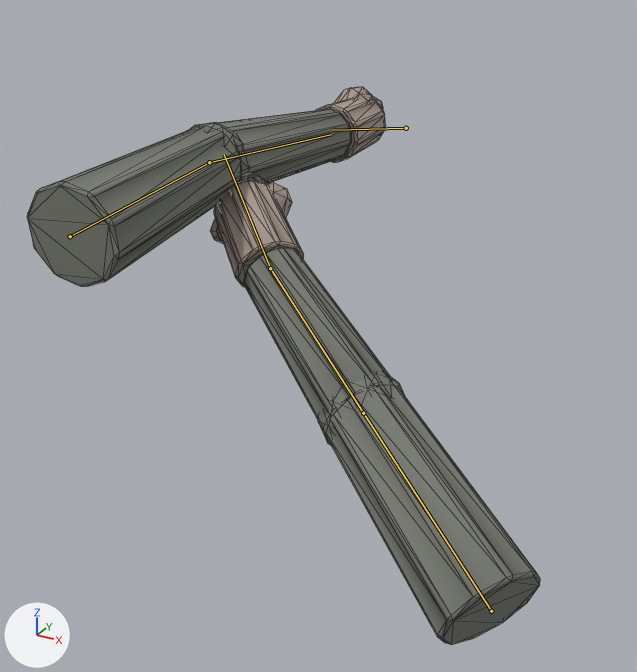
The glTF model public/assets/models/fp_arms.glb, before and after one commit.
Camera for both pictures: a 50 mm lens placed at (0.387, -1.099, 0.201), pointed at (-0.147, -0.128, -0.284). The lights are fixed; the arrows at lower left show +X, +Y and +Z. The older version comes first. Both versions are drawn at frame 13 of the action 'melee'; the numbers are the values there. The bones that change, and the others that lie on the model, are drawn over the model as lines. Mesh edges are drawn as thin lines.

In view in the first picture: 'fp_arms'.
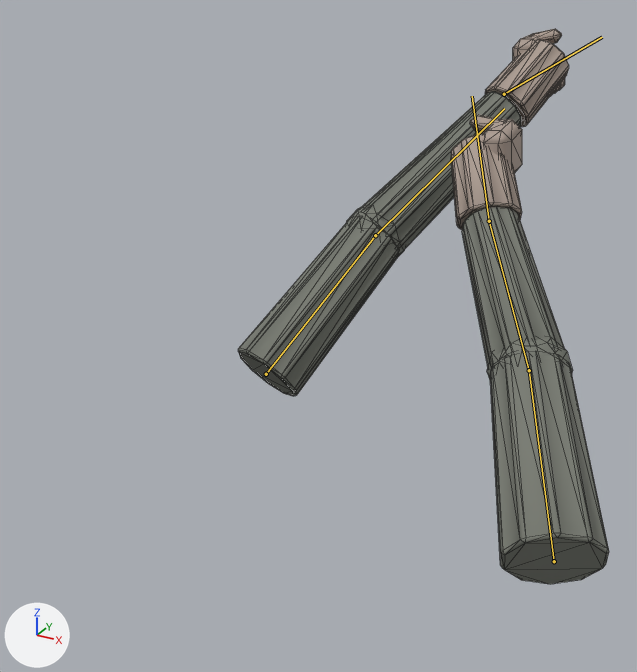
The change in detail:
Bone 'vm_root' (bone_vm_root) moves from (-0.11, 0.06, -0.03) to (-0.012, 0.185, 0.008).
Bone 'vm_root' (bone_vm_root) turns from (-14, 40, 30) to (4, -4, -2) degrees about its own x, y and z.
Bone 'upperarm_r' (bone_upperarm_r) turns from (-14, 0, 16) to (-6, 0, 2) degrees about its own x, y and z.
Bone 'forearm_r' (bone_forearm_r) turns from (0, 0, 0) to (10, 0, 0) degrees about its own x, y and z.

Where the change shows, as pixel boxes [x1, y1, x2, y2] in the pictures (637 x 672 px):
'fp_arms', posed (28% narrower): before [27, 87, 540, 645]; after [238, 29, 609, 584]
bone 'vm_root', root to tip: before (406, 128) to (332, 130); after (504, 94) to (602, 37)
bone 'upperarm_r', root to tip: before (491, 611) to (363, 413); after (554, 561) to (529, 370)
bone 'forearm_r', root to tip: before (363, 413) to (270, 268); after (529, 370) to (489, 221)
